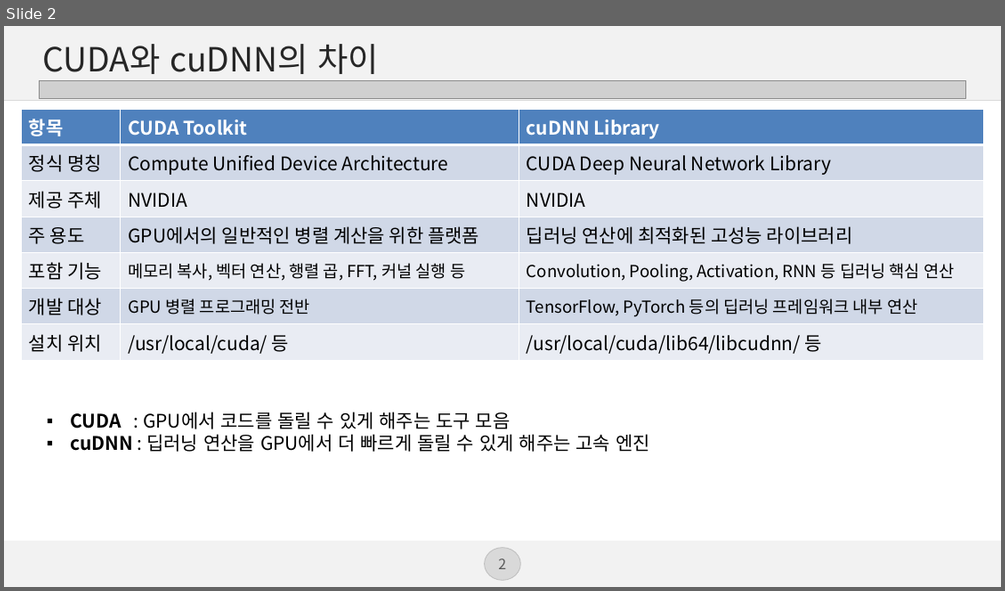
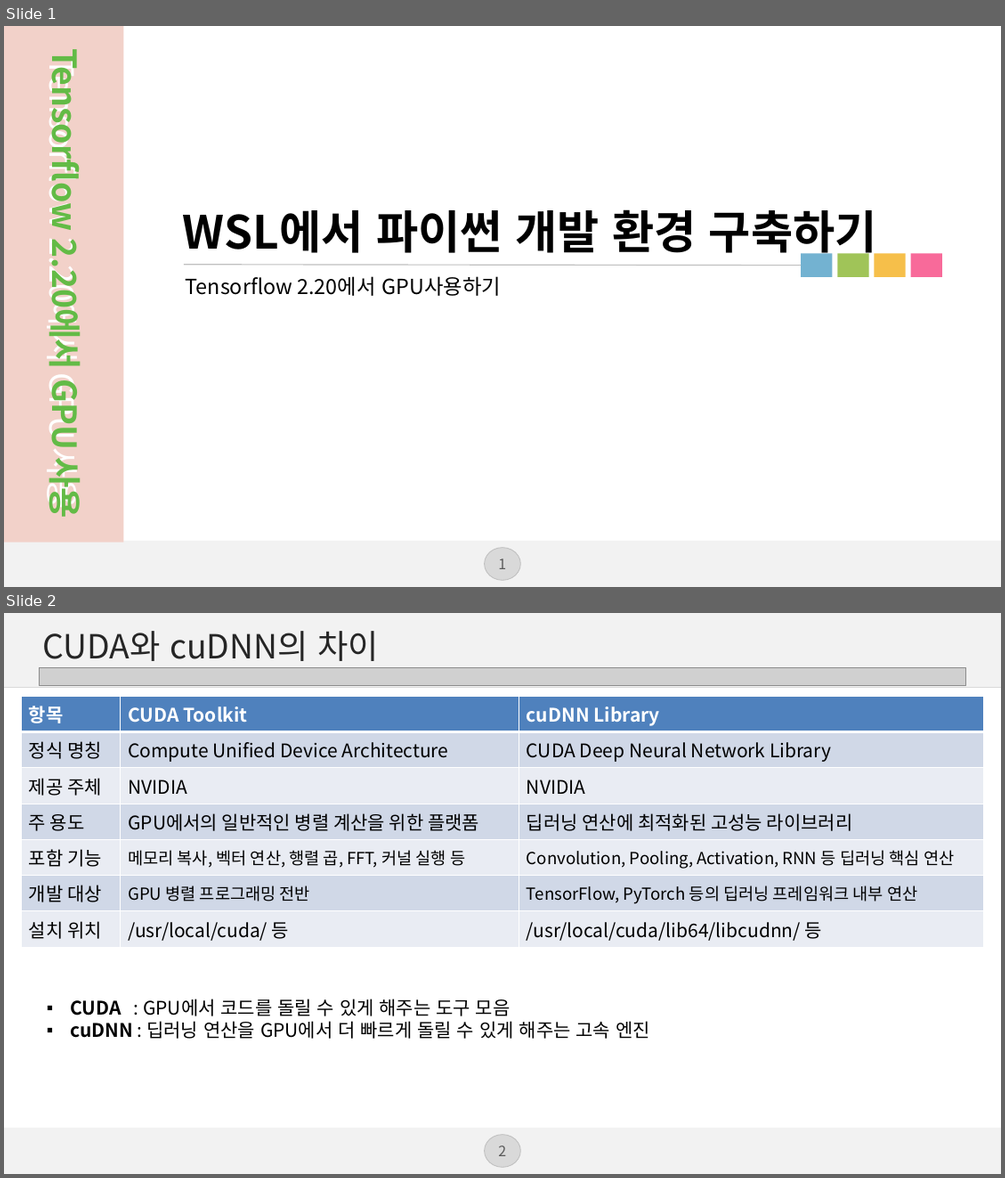
Before and after one commit to 4aix/ai, a slide deck: lecNote/0. Windows 11+3060 TI+WSL+Ubuntu22.04+tensorflow2.20 GPU 사용.pptx. Shown one above the other, each under a label of ours: slide 2 before the commit, slides 1 and 2 after it. The pictures are 1005x591 and 1005x1178 pixels, drawn with LibreOffice and Linux fonts; fonts in the diff are those of the drawing; grey boxes stand for pictures; background and template pictures are left out. Boxes give left, top, right and bottom in pixels: in the first picture for what was removed or moved away, otherwise in the second. Text is boxed around its words. In the diff, an @@ line names an element or a change of style, - is before the commit and + after.

Commit message:
wsl환경에서 vscode작업

```diff
--- a/lecNote/0. Windows 11+3060 TI+WSL+Ubuntu22.04+tensorflow2.20 GPU 사용.pptx
+++ b/lecNote/0. Windows 11+3060 TI+WSL+Ubuntu22.04+tensorflow2.20 GPU 사용.pptx
@@ slide 1 added at box(4, 26, 1001, 587), background #FFFFFF; not listed: 3 template elements that a slide beside it also shows @@
@@ rectangle added at box(4, 26, 123, 542), fill #F2D1C9 @@
@@ text added at box(40, 66, 90, 507), 32 pt, text #FFFFFF @@
+Tensorflow 2.20에서 GPU 사용
@@ text added at box(40, 75, 89, 359), 32 pt, text #63BB46, bold @@
+Tensorflow 2.20에서 GPU 사용
@@ title added at box(183, 209, 877, 260), 44 pt, text #000000, bold @@
+WSL에서 파이썬 개발 환경 구축하기
@@ line added from (184, 265) to (801, 265), #BFBFBF 1 pt @@
@@ group added at box(801, 253, 942, 276): 4 rectangles @@
@@ text added at box(186, 276, 502, 296), 20 pt, text #000000 @@
+Tensorflow 2.20에서 GPU사용하기
```
Also in this commit, not shown: 1 slide removed, 1 other file.
